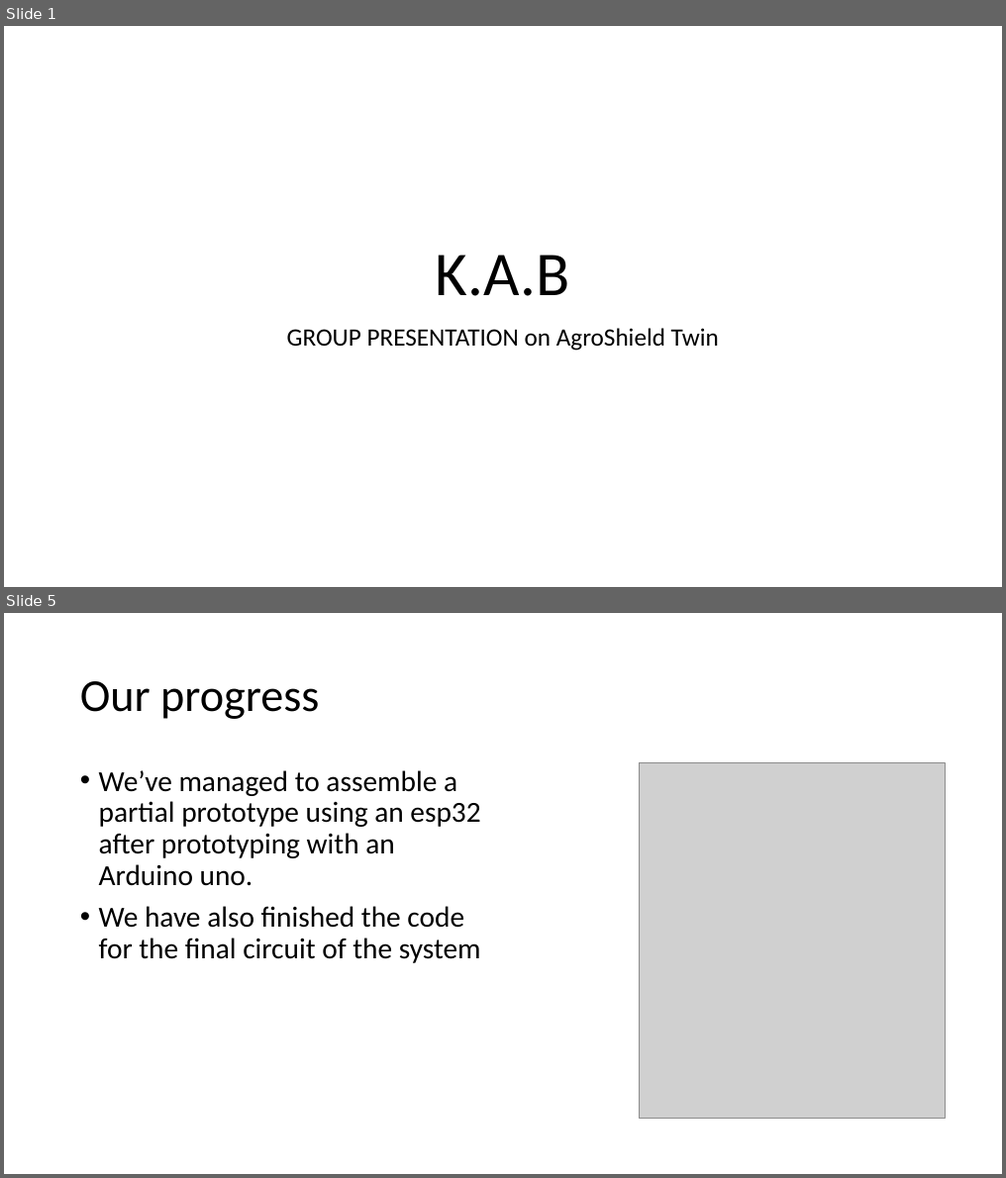
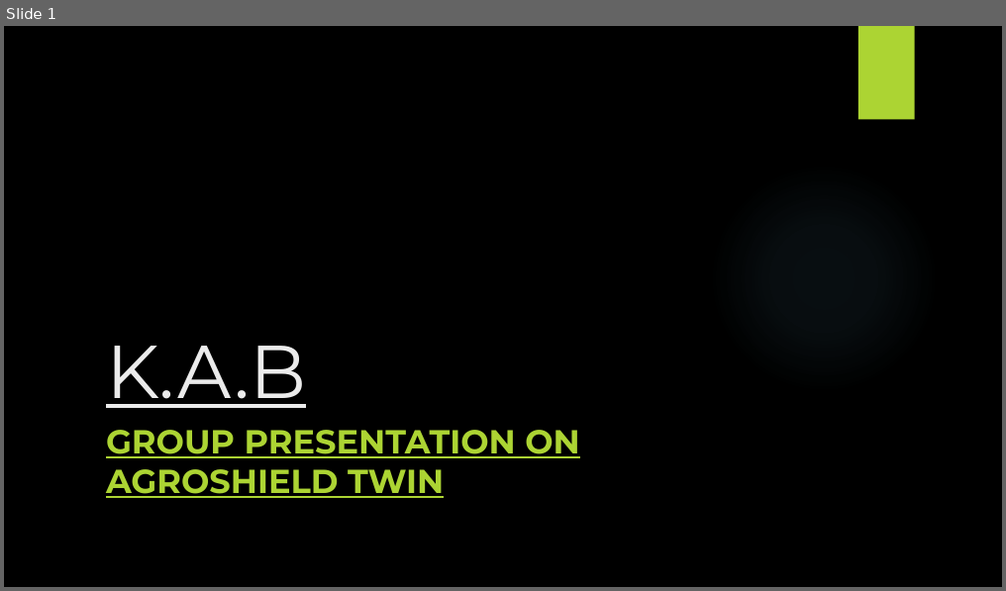
Before and after one commit to langvin-1/KAB, a slide deck: K.pptx. Shown one above the other, each under a label of ours: slides 1 and 5 before the commit, slide 1 after it; the slides between them are not shown. The pictures are 1006x1178 and 1006x591 pixels, drawn with LibreOffice and Linux fonts; fonts in the diff are those of the drawing; grey boxes stand for pictures; background and template pictures are left out. Boxes give left, top, right and bottom in pixels: in the first picture for what was removed or moved away, otherwise in the second. Text is boxed around its words. In the diff, an @@ line names an element or a change of style, - is before the commit and + after.

```diff
--- a/K.pptx
+++ b/K.pptx
@@ slide 5 removed at box(4, 613, 1002, 1174), background #FFFFFF @@
@@ title removed at box(80, 681, 319, 719) @@
-Our progress
@@ text removed at box(99, 770, 481, 963) @@
-• We’ve managed to assemble a partial prototype using an esp32 after prototyping with an Arduino uno.
-• We have also finished the code for the final circuit of the system
@@ picture removed at box(639, 762, 944, 1119) @@
@@ slide 1 changed as well @@
@@ background #FFFFFF to picture (left out) @@
@@ rectangle added at box(858, 26, 915, 120), fill #ACD433 @@
@@ title "K.A.B": place and size @@
-title "K.A.B" at box(436, 255, 570, 296)
+title "K.A.B" at box(106, 346, 306, 408)
@@ title "K.A.B" at box(106, 346, 306, 408): size 60 to 72 pt, font Calibri to Montserrat, text colour #000000 to #EBEBEB, underline on; alignment centre to left; line spacing 0.9 to 1 @@
@@ ellipse added at box(709, 163, 939, 393), fill gradient #7AC4F0 @@
@@ subtitle at box(106, 430, 580, 498): text changed; size 24 to 32 pt; font Calibri to Montserrat; text colour #000000 to #ACD433; bold on @@
-GROUP PRESENTATION on AgroShield Twin
+GROUP PRESENTATION ON AGROSHIELD TWIN
```
Also in this commit, not shown: 4 slides added, 3 other slides removed.
